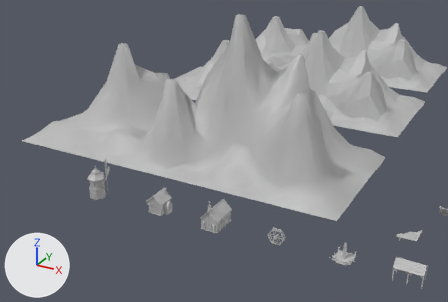
One commit to the FBX model MonsterConvoyProject/Assets/Probs/tout pour decore 4.fbx: the scene before it, then after it.
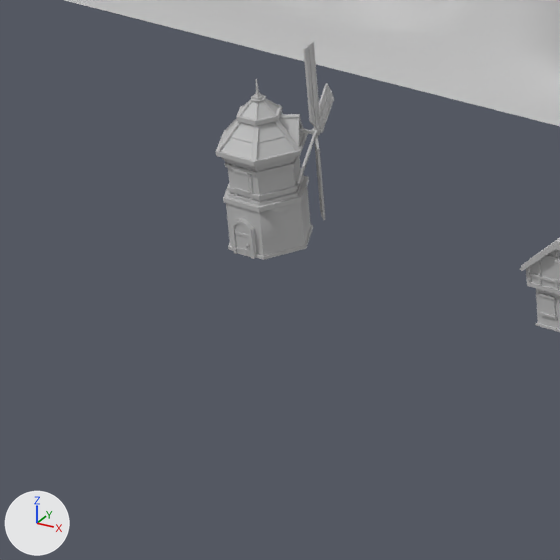
Each version is shown from a 50 mm lens placed at (-0.083, -3.162, 1.607), pointed at (-1.583, -0.434, 0.242), then close up on the part from 10% to 34% of the width and 50% to 85% of the height. The axes (+X, +Y, +Z) are drawn at lower left. The lights are the same throughout. Where no turn or scale is listed for an object, it has been applied to the vertices.
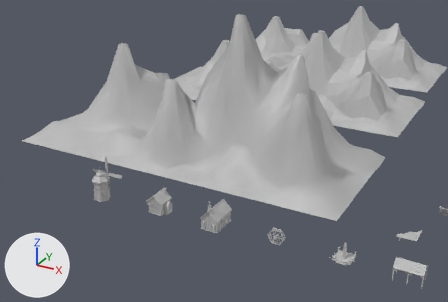
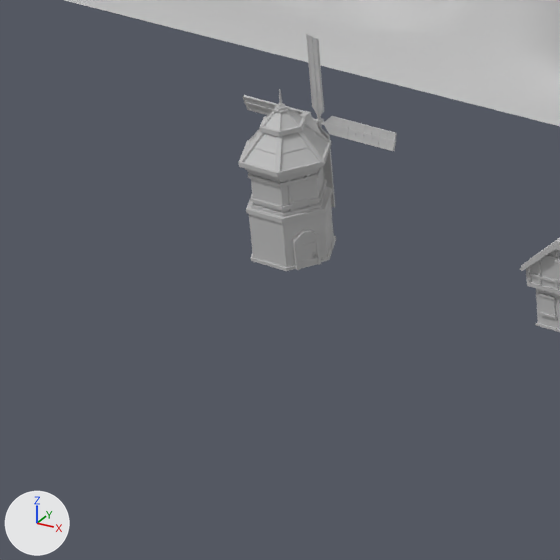
Pixel boxes (x1, y1, x2, y2) of what changed, in the close-ups (560 x 560 px):
'polySurface17', deleted: before (215, 41, 334, 260)
'polySurface931', added: after (239, 89, 336, 271)
'polySurface952', added: after (243, 33, 397, 207)

The change, as a list of edits to the scene's bpy script:
```text
Add me_mesh_077_1:
    me_mesh_077_1.from_pydata(...)  # 440 vertices, 269 faces; spans x -0.099..0.099, y -0.012..0.012, z -0.099..0.099
    me_mesh_077_1.materials.append(mat_material_test_3)  # grey #bcbcbc
Add me_mesh_078:
    me_mesh_078.from_pydata(...)  # 676 vertices, 493 faces; spans x -0.05..0.05, y -0.044..0.044, z -0.093..0.093
    me_mesh_078.materials.append(mat_material_test_3)  # grey #bcbcbc
Remove ob_polysurface17:
    ob_polysurface17 = bpy.data.objects.new('polySurface17', me_mesh_032)
    ob_polysurface17.location = (-2.137, -0.797, 0.112)
Add ob_polysurface952:
    ob_polysurface952 = bpy.data.objects.new('polySurface952', me_mesh_077_1)
    ob_polysurface952.location = (-2.125, -0.783, 0.125)
Add ob_polysurface931:
    ob_polysurface931 = bpy.data.objects.new('polySurface931', me_mesh_078)
    ob_polysurface931.location = (-2.125, -0.834, 0.093)
```
